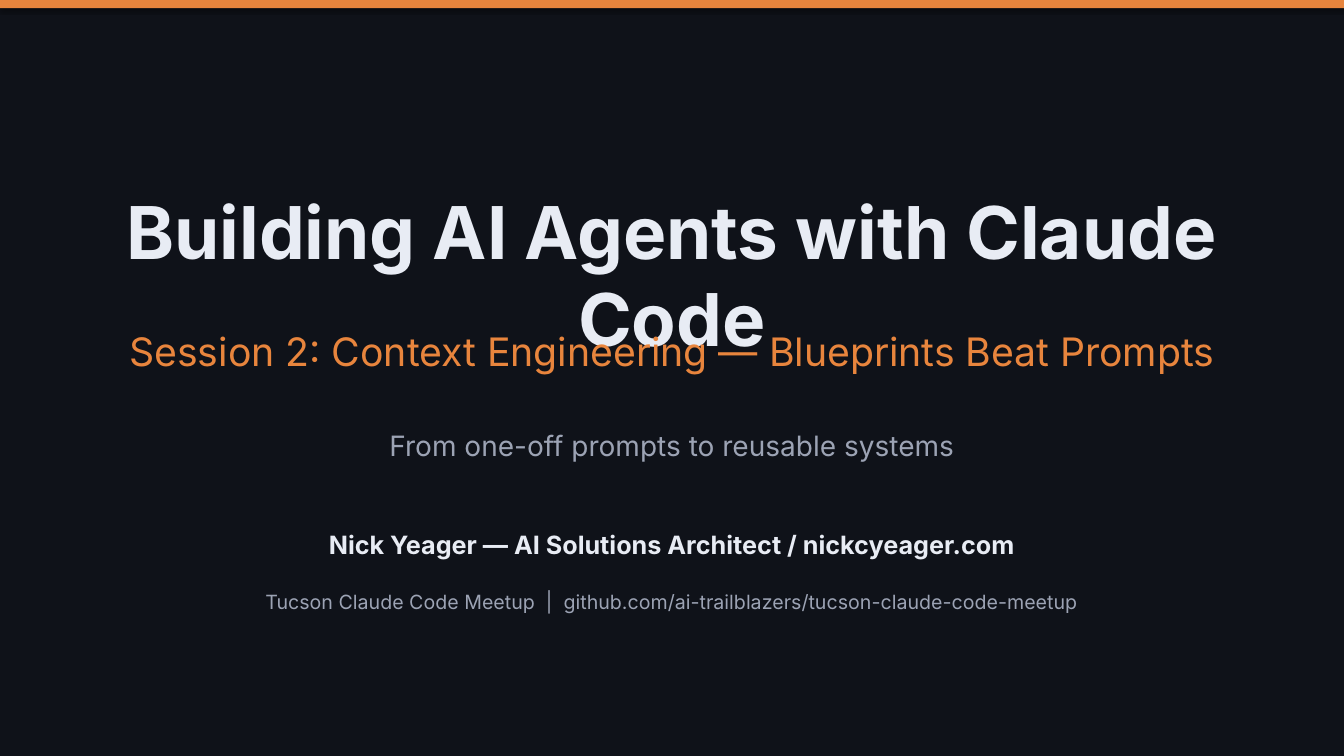
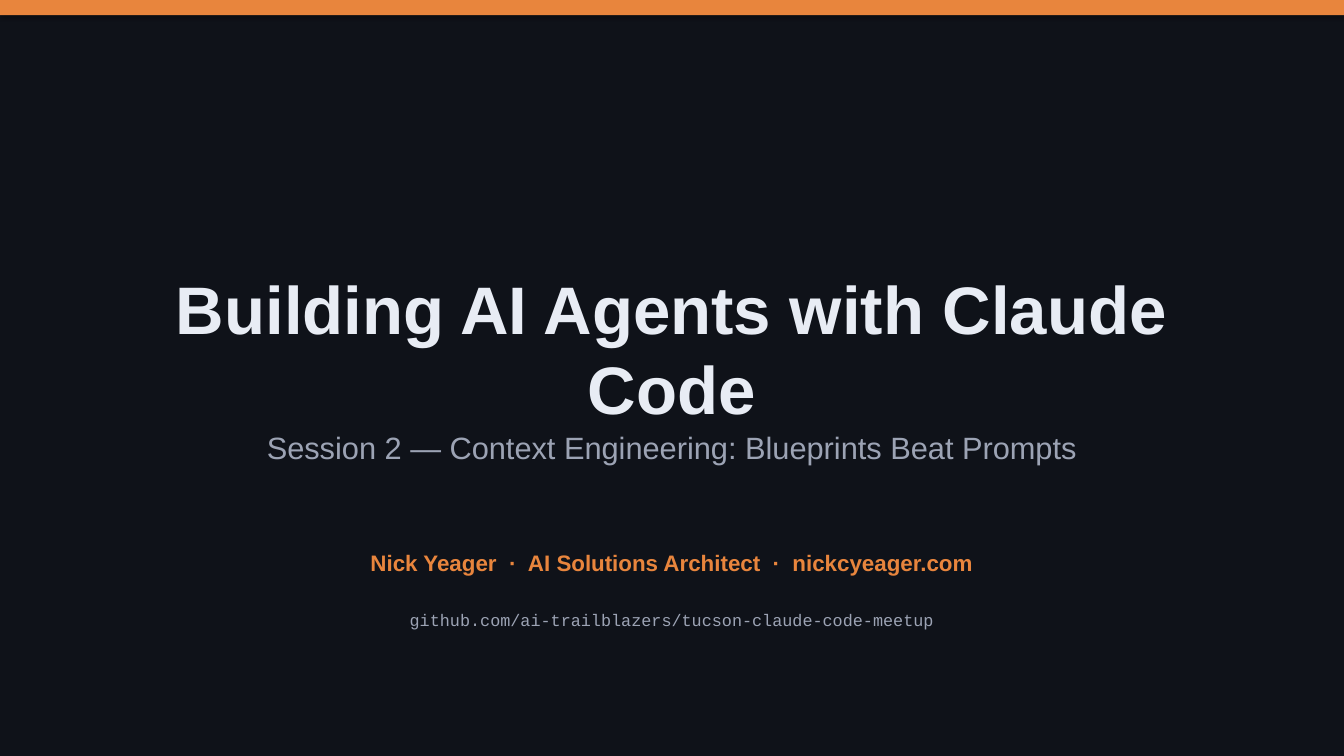
Before and after one commit to nickyeager/tucson-claude-code-meetup, a slide deck: slide 1 of slides/session-2-context-engineering.pptx. Drawn at 1344x756 pixels with LibreOffice and Linux fonts; fonts in the diff are those of the drawing. Boxes give left, top, right and bottom in pixels: in the first picture for what was removed or moved away, otherwise in the second. Text is boxed around its words. In the diff, an @@ line names an element or a change of style, - is before the commit and + after.

```diff
--- a/slides/session-2-context-engineering.pptx
+++ b/slides/session-2-context-engineering.pptx
@@ rectangle: place and size @@
-rectangle at [0, 0, 1344, 8]
+rectangle at [0, 0, 1344, 15]
@@ text "Building AI Agents with Claude ...": place and size @@
-text "Building AI Agents with Claude ..." at [126, 203, 1217, 362]
+text "Building AI Agents with Claude ..." at [176, 285, 1167, 415]
@@ text "Building AI Agents with Claude ..." at [176, 285, 1167, 415]: size 52 to 48 pt, font Inter to Arial @@
@@ text at [267, 436, 1076, 464]: text changed; size 28 to 22 pt; font Inter to Arial; text colour #E8853D to #9CA3B4 @@
-Session 2: Context Engineering — Blueprints Beat Prompts
+Session 2 — Context Engineering: Blueprints Beat Prompts
@@ text removed at [389, 434, 954, 462] @@
-From one-off prompts to reusable systems
@@ text at [370, 554, 972, 576]: text changed; size 18 to 16 pt; font Inter to Arial; text colour #E8ECF4 to #E8853D @@
-Nick Yeager — AI Solutions Architect / nickcyeager.com
+Nick Yeager · AI Solutions Architect · nickcyeager.com
@@ text at [410, 614, 934, 630]: text changed; size 14 to 12 pt; font Inter to Courier New @@
-Tucson Claude Code Meetup | github.com/ai-trailblazers/tucson-claude-code-meetup
+github.com/ai-trailblazers/tucson-claude-code-meetup
```
Also in this commit, not shown: 17 other slides changed, 4 slides added, 4 slides removed, 4 other files.
